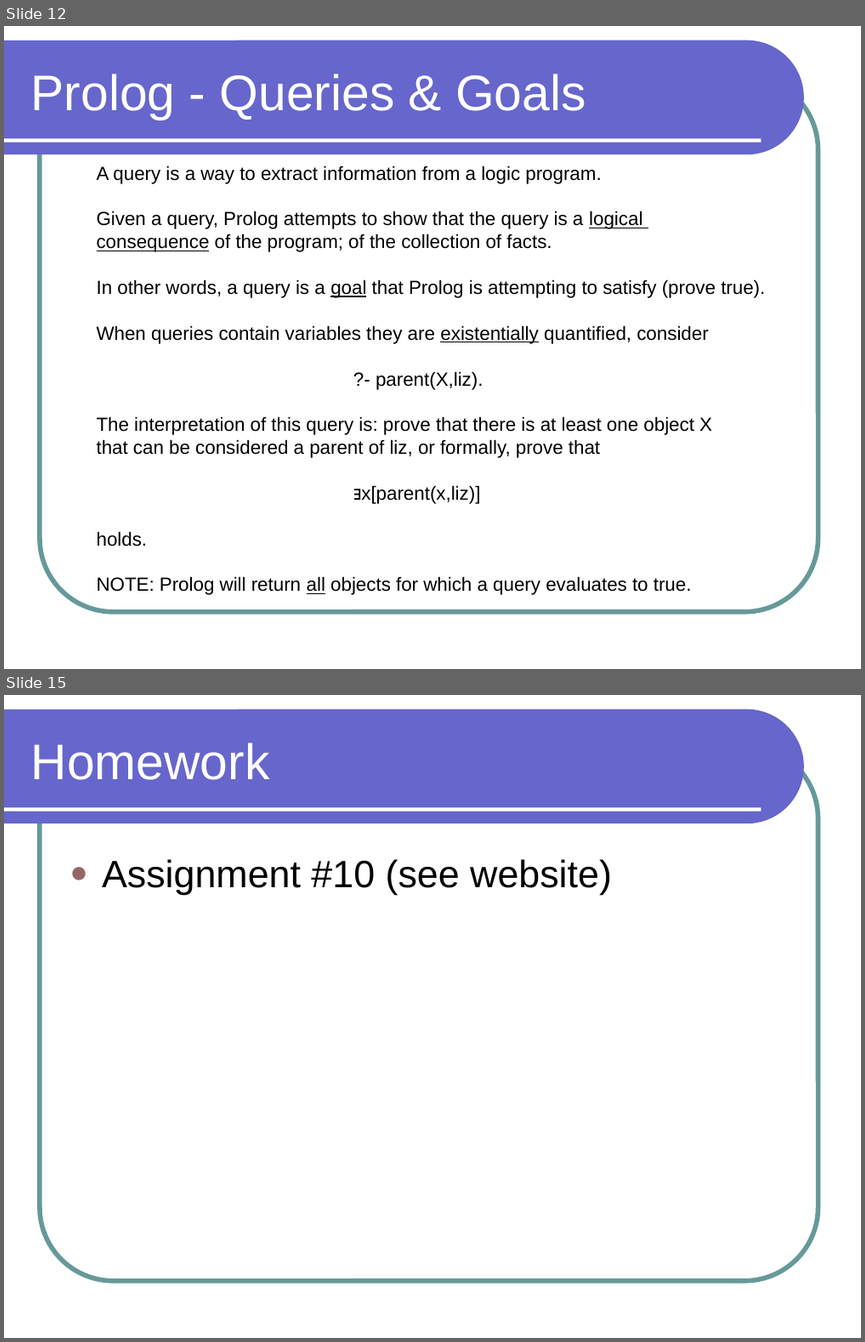
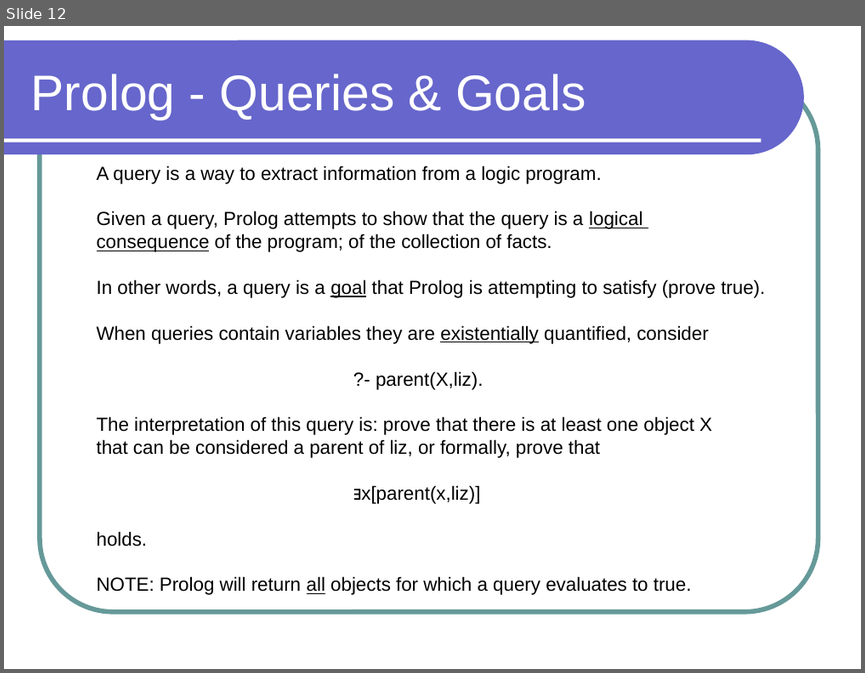
Before and after one commit to lutzhamel/CSC301, a slide deck: notes/csc301-ln020.ppt. Shown one above the other, each under a label of ours: slides 12 and 15 before the commit, slide 12 after it; the slides between them are not shown. The pictures are 865x1342 and 865x673 pixels, drawn with LibreOffice and Linux fonts; fonts in the diff are those of the drawing. Boxes give left, top, right and bottom in pixels: in the first picture for what was removed or moved away, otherwise in the second. Text is boxed around its words. In the diff, an @@ line names an element or a change of style, - is before the commit and + after.

```diff
--- a/notes/csc301-ln020.ppt
+++ b/notes/csc301-ln020.ppt
@@ slide 15 removed at box(4, 695, 861, 1338), background #FFFFFF; not listed: 3 template elements that a slide beside it also shows @@
@@ title removed at box(31, 743, 270, 780) @@
-Homework
@@ text removed at box(102, 859, 612, 895) @@
-● Assignment #10 (see website)
```
Also in this commit, not shown: 3 slides changed, 1 slide added, 3 other files.
